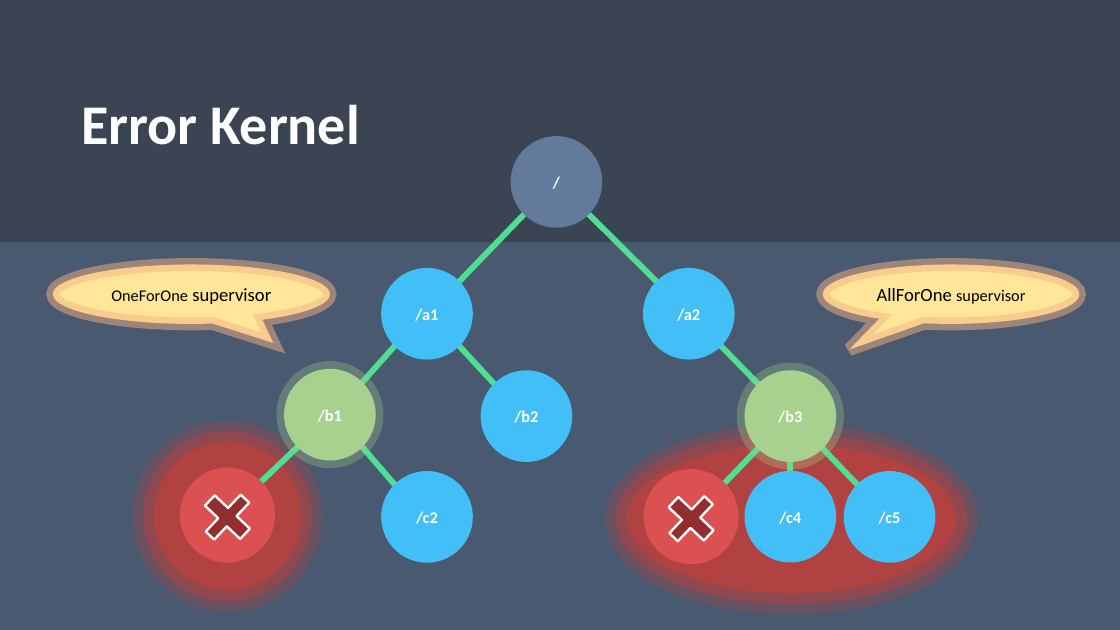
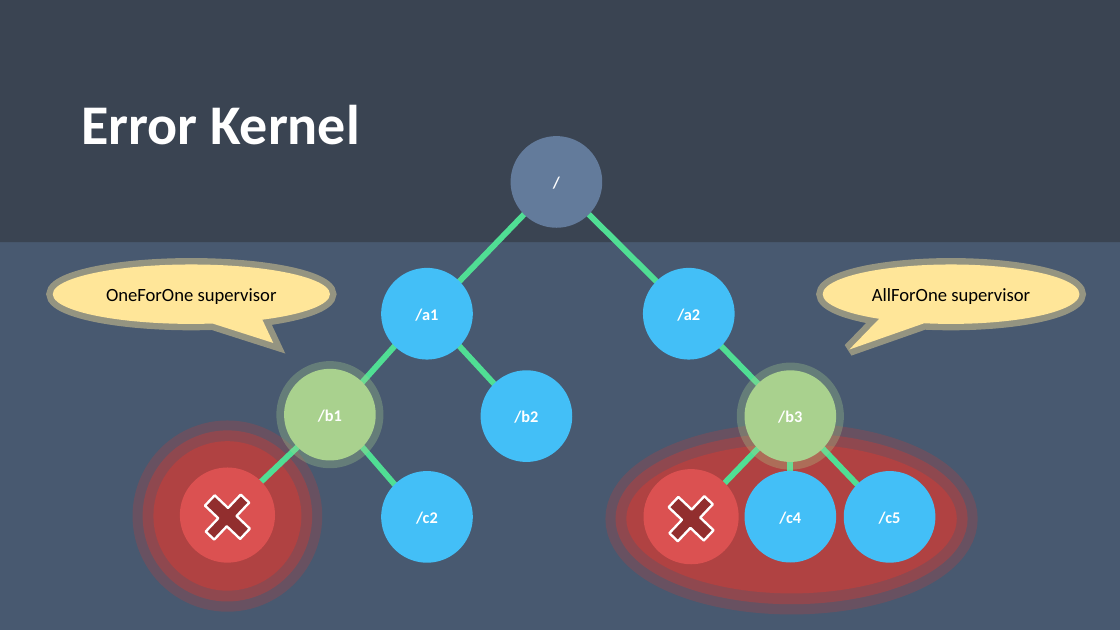
Before and after one commit to rogeralsing/Presentations, a slide deck: slide 41 of ProtoActor/TV4/protoactor.pptx. Drawn at 1120x630 pixels with LibreOffice and Linux fonts; fonts in the diff are those of the drawing. Boxes give left, top, right and bottom in pixels: in the first picture for what was removed or moved away, otherwise in the second. Text is boxed around its words. In the diff, an @@ line names an element or a change of style, - is before the commit and + after.

```diff
--- a/ProtoActor/TV4/protoactor.pptx
+++ b/ProtoActor/TV4/protoactor.pptx
@@ speech bubble "OneForOne supervisor" at (x1=53, y1=265, x2=330, y2=324): size 14 to 16 pt in "OneForOne"; outline #F4B183 11 pt to #FFE699 11 pt @@
@@ speech bubble "AllForOne supervisor" at (x1=823, y1=265, x2=1080, y2=324): size 14 to 16 pt in "supervisor"; outline #F4B183 11 pt to #FFE699 11 pt @@
```
Also in this commit, not shown: 25 other slides changed, 2 slides removed.
